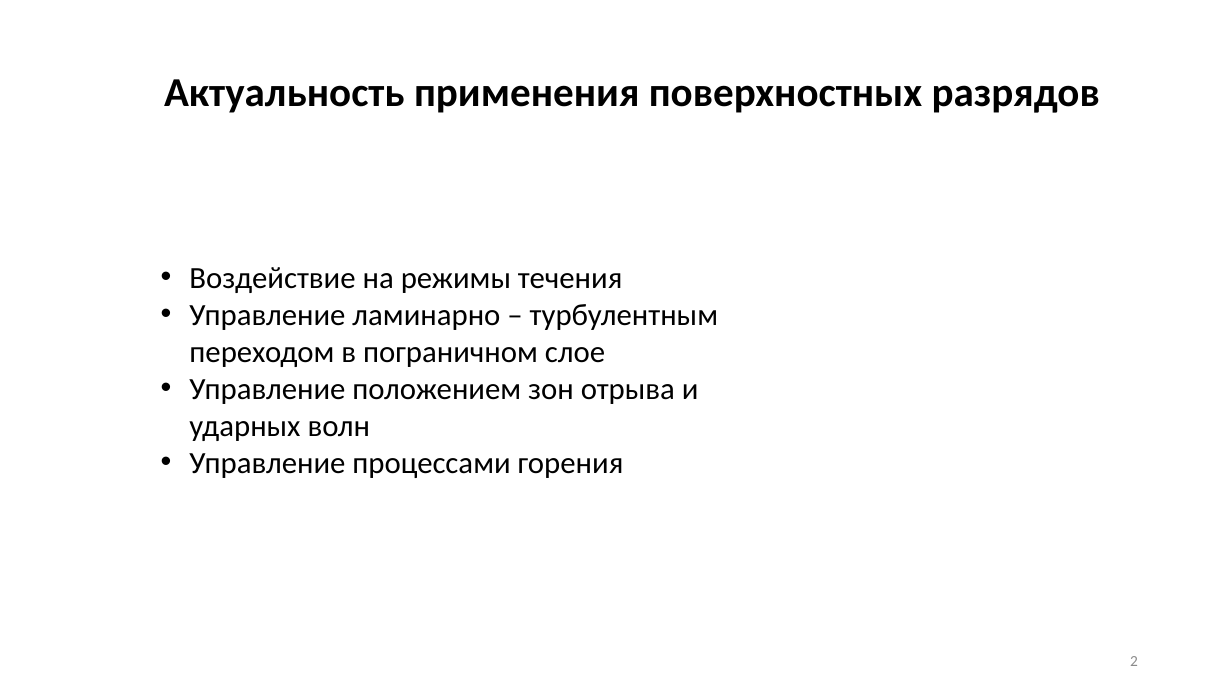
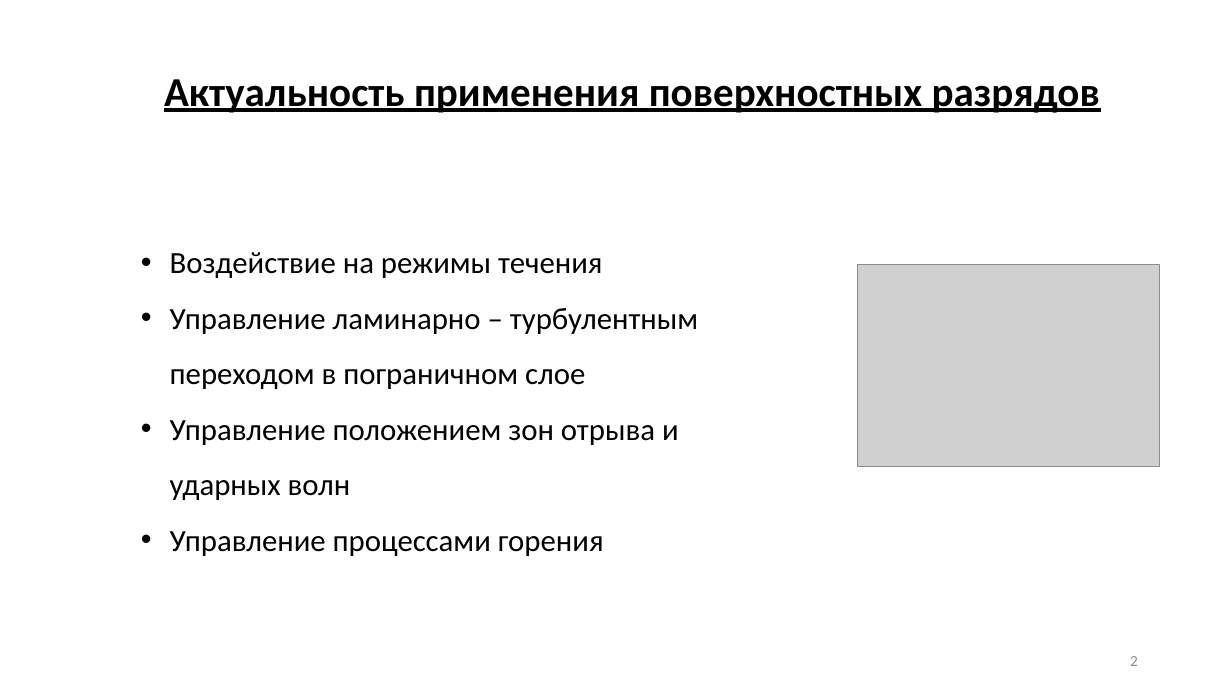
Before and after one commit to ulanich/msu, a slide deck: slide 2 of конференция/конференция.pptx. Drawn at 1232x693 pixels with LibreOffice and Linux fonts; fonts in the diff are those of the drawing; grey boxes stand for pictures. Boxes give left, top, right and bottom in pixels: in the first picture for what was removed or moved away, otherwise in the second. Text is boxed around its words. In the diff, an @@ line names an element or a change of style, - is before the commit and + after.

```diff
--- a/конференция/конференция.pptx
+++ b/конференция/конференция.pptx
@@ text "Актуальность применения поверхностных разрядов" at box(164, 79, 1100, 113): underline on @@
@@ text "Воздействие на режимы течения": place and size @@
-text "Воздействие на режимы течения" at box(189, 267, 718, 478)
+text "Воздействие на режимы течения" at box(170, 252, 698, 556)
@@ text "Воздействие на режимы течения" at box(170, 252, 698, 556): line spacing 1 to 1.5 @@
@@ picture added at box(858, 265, 1160, 467) @@
```
Also in this commit, not shown: 7 other slides changed, 3 slides added.
